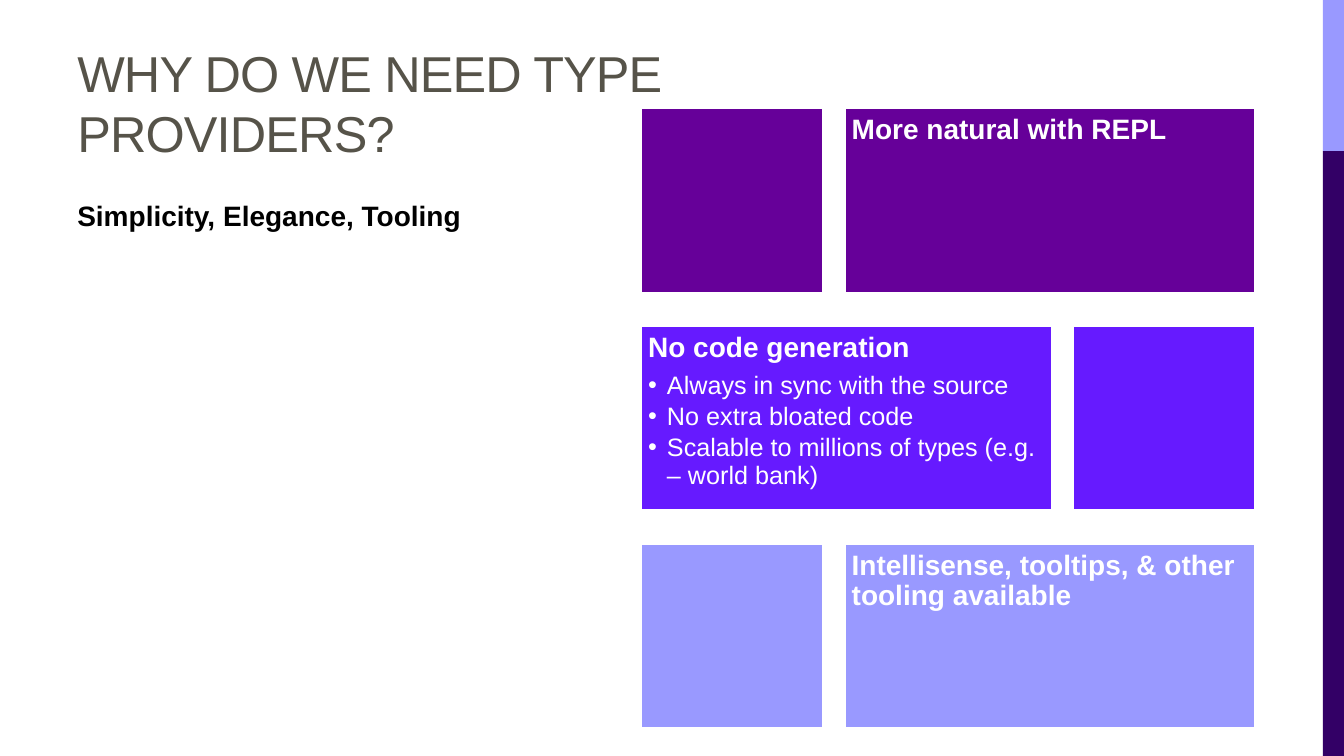
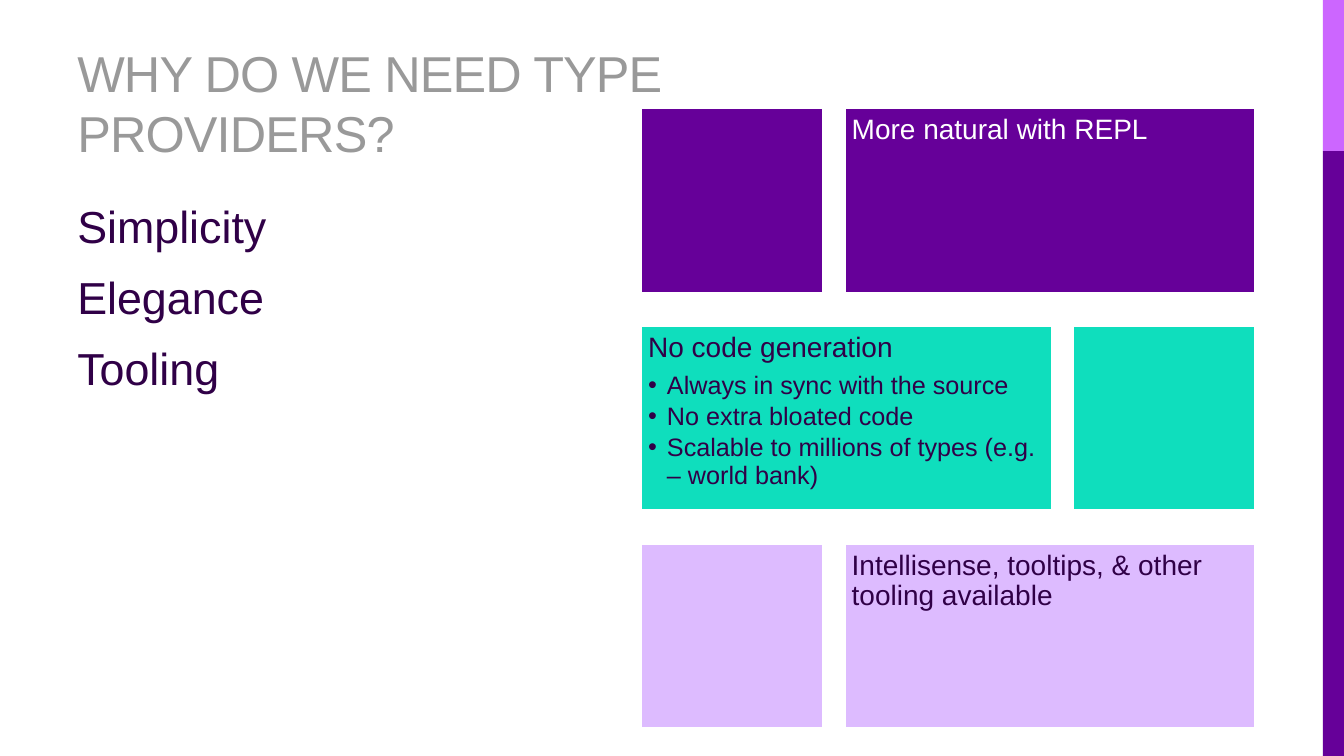
Before and after one commit to rachelblasucci/Current-Talks, a slide deck: slide 8 of Type Providers/Type Providers.pptx (slide 6 before the commit). Drawn at 1344x756 pixels with LibreOffice and Linux fonts; fonts in the diff are those of the drawing. Boxes give left, top, right and bottom in pixels: in the first picture for what was removed or moved away, otherwise in the second. Text is boxed around its words. In the diff, an @@ line names an element or a change of style, - is before the commit and + after.

```diff
--- a/Type Providers/Type Providers.pptx
+++ b/Type Providers/Type Providers.pptx
@@ title "WHY DO WE NEED TYPE ..." at (x1=77, y1=57, x2=662, y2=153): text colour #565349 to #999999 @@
@@ rectangle at (x1=1323, y1=0, x2=1344, y2=151): fill #9999FF to #CC66FF @@
@@ text "More natural with REPL" at (x1=852, y1=118, x2=1147, y2=140): bold off @@
@@ rectangle at (x1=1323, y1=151, x2=1344, y2=756): fill #330066 to #660099 @@
@@ text at (x1=77, y1=210, x2=266, y2=394): text changed; size 20 to 32 pt; text colour #000000 to #300047; bold off @@
-Simplicity, Elegance, Tooling
+Simplicity
+Elegance
+Tooling
@@ text "No code generation" at (x1=648, y1=336, x2=1035, y2=489): text colour #FFFFFF to #300047; bold off in "No code generation" @@
@@ rectangle at (x1=640, y1=325, x2=1054, y2=511): fill #661AFF to #0FDEBD @@
@@ rectangle at (x1=1072, y1=325, x2=1257, y2=511): fill #661AFF to #0FDEBD @@
@@ rectangle at (x1=640, y1=542, x2=826, y2=729): fill #9999FF to #DDBBFF @@
@@ text "Intellisense, tooltips, & other tooling ..." at (x1=852, y1=554, x2=1202, y2=610): text colour #FFFFFF to #300047, bold off @@
@@ rectangle at (x1=844, y1=542, x2=1257, y2=729): fill #9999FF to #DDBBFF @@
```
Also in this commit, not shown: 12 other slides changed, 2 slides added, 21 other files.
